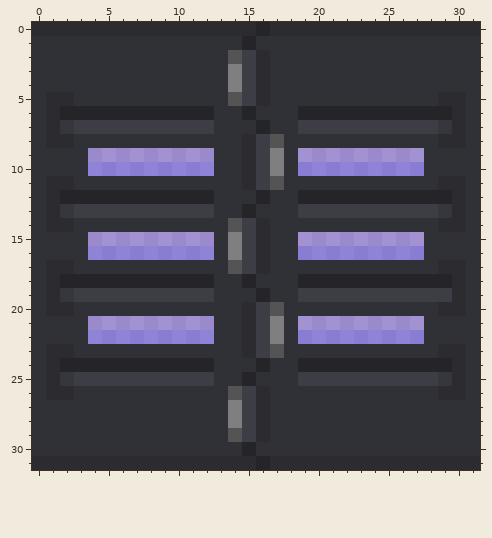
File history of a pixel-art sprite, Resources/Textures/TS/Structures/Doors/Glass/marine-medic.rsi/closed.png. The first picture shows the starting point.
The file is 32x32 pixels.
After the commit:
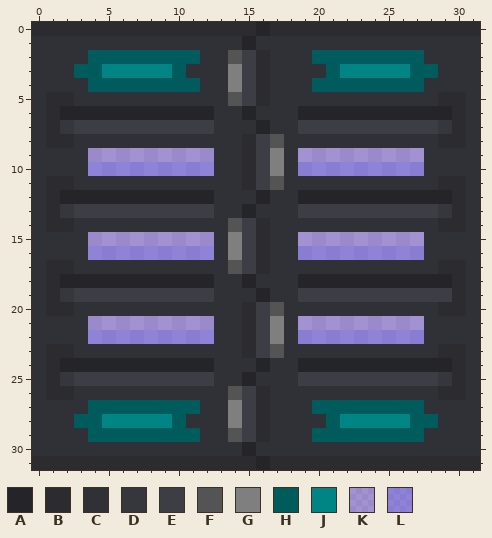
Palette (. is transparent): A #242429  B #2b2b30  C #303037  D #36363d  E #3d3d46  F #545454  G #7f7f7f  H #005c5c  J #008484  K #6868de5b  L #6868de96
What changed:
Colour C becomes colour H in row 2 at x 4 to 11 and 20 to 27; in row 3 at x 3 to 4, 10, 21 and 27 to 28; in row 4 at x 4 to 11 and 20 to 27; in row 27 at x 4 to 11 and 20 to 27; in row 28 at x 3 to 4, 10, 21 and 27 to 28; in row 29 at x 4 to 11 and 20 to 27.
Colour C becomes colour J in row 3 at x 5 to 9 and 22 to 26; in row 28 at x 5 to 9 and 22 to 26.
Pixel boxes of the changes (left, top, right, bottom) in both pictures:
changed: (74, 50, 200, 92)
changed: (312, 50, 438, 92)
changed: (74, 400, 200, 442)
changed: (312, 400, 438, 442)
